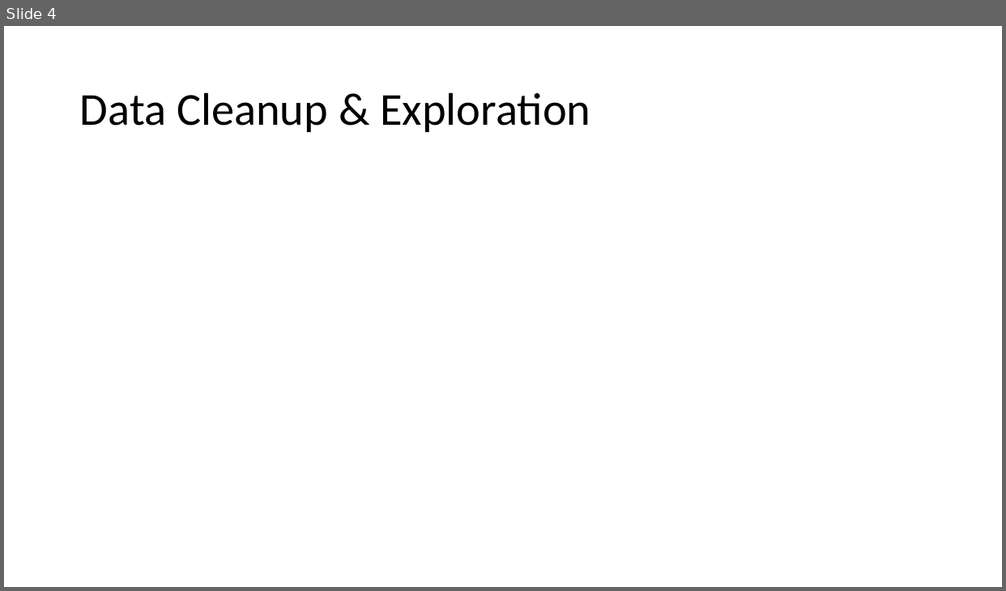
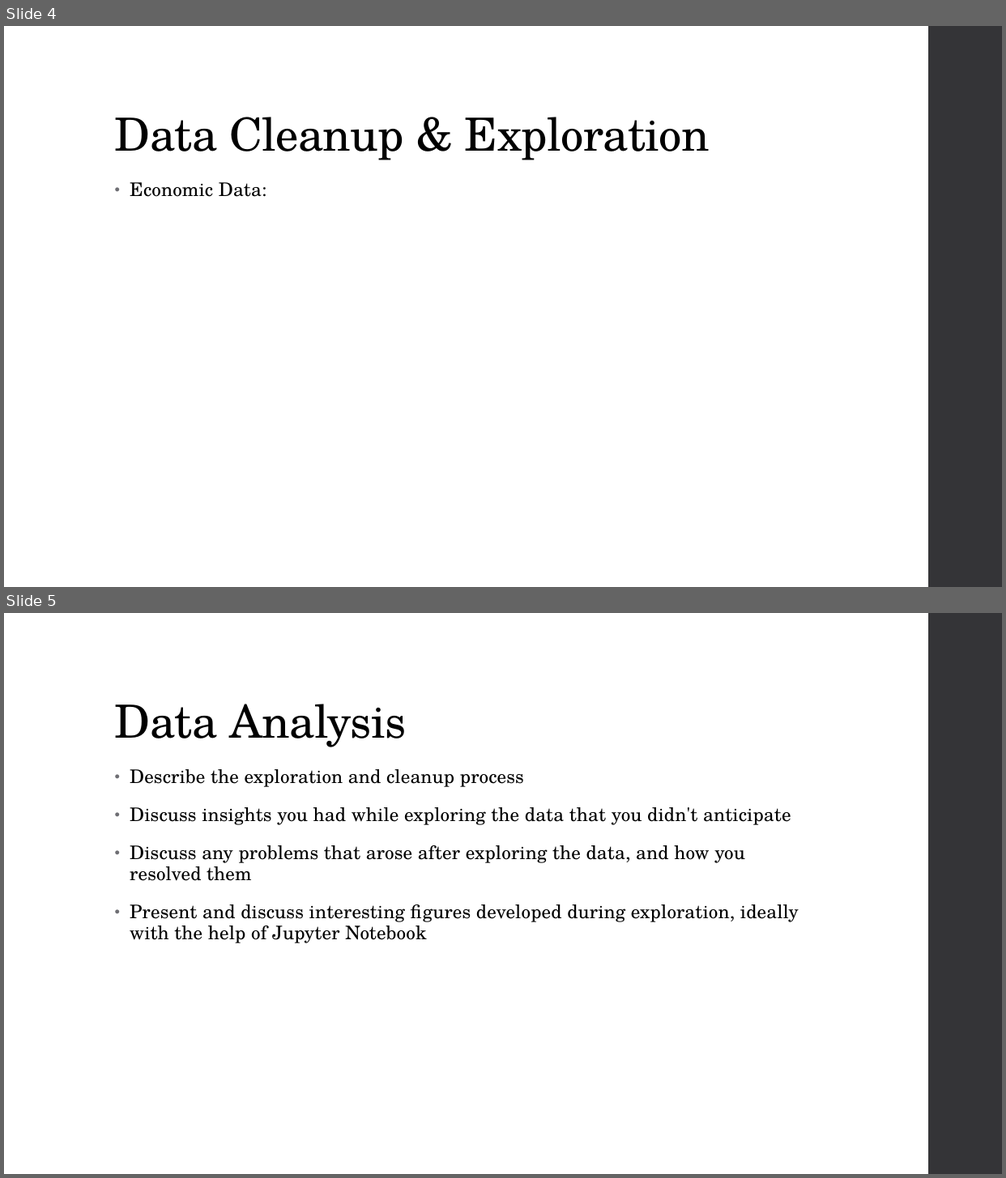
Before and after one commit to HeyMikeMarshall/DMV-HealthcarePy, a slide deck: DMV_Health_Care_Presentation.pptx. Shown one above the other, each under a label of ours: slide 4 before the commit, slides 4 and 5 after it. The pictures are 1006x591 and 1006x1178 pixels, drawn with LibreOffice and Linux fonts; fonts in the diff are those of the drawing; background and template pictures are left out. Boxes give left, top, right and bottom in pixels: in the first picture for what was removed or moved away, otherwise in the second. Text is boxed around its words. In the diff, an @@ line names an element or a change of style, - is before the commit and + after.

```diff
--- a/DMV_Health_Care_Presentation.pptx
+++ b/DMV_Health_Care_Presentation.pptx
@@ slide 5 added at (4,613,1002,1174), background picture (left out); not listed: 1 template element that a slide beside it also shows @@
@@ title added at (115,704,406,747), 44 pt, text #000000 @@
+Data Analysis
@@ text added at (130,769,799,943), 18 pt, text #000000 @@
+• Describe the exploration and cleanup process
+• Discuss insights you had while exploring the data that you didn't anticipate
+• Discuss any problems that arose after exploring the data, and how you resolved them
+• Present and discuss interesting figures developed during exploration, ideally with the help of Jupyter Notebook
@@ slide 4 changed as well @@
@@ rectangle added at (928,26,1002,587), fill #353537 @@
@@ title "Data Cleanup & Exploration": place and size @@
-title "Data Cleanup & Exploration" at (80,92,590,132)
+title "Data Cleanup & Exploration" at (115,117,710,160)
@@ title "Data Cleanup & Exploration" at (115,117,710,160): font Calibri to TeX Gyre Schola, letter spacing 0 to -0.5 pt; vertical alignment middle to bottom @@
@@ text added at (130,182,267,197), 18 pt, text #000000 @@
+• Economic Data:
```
Also in this commit, not shown: 5 other slides changed, 1 other slide added, 2 slides removed.
